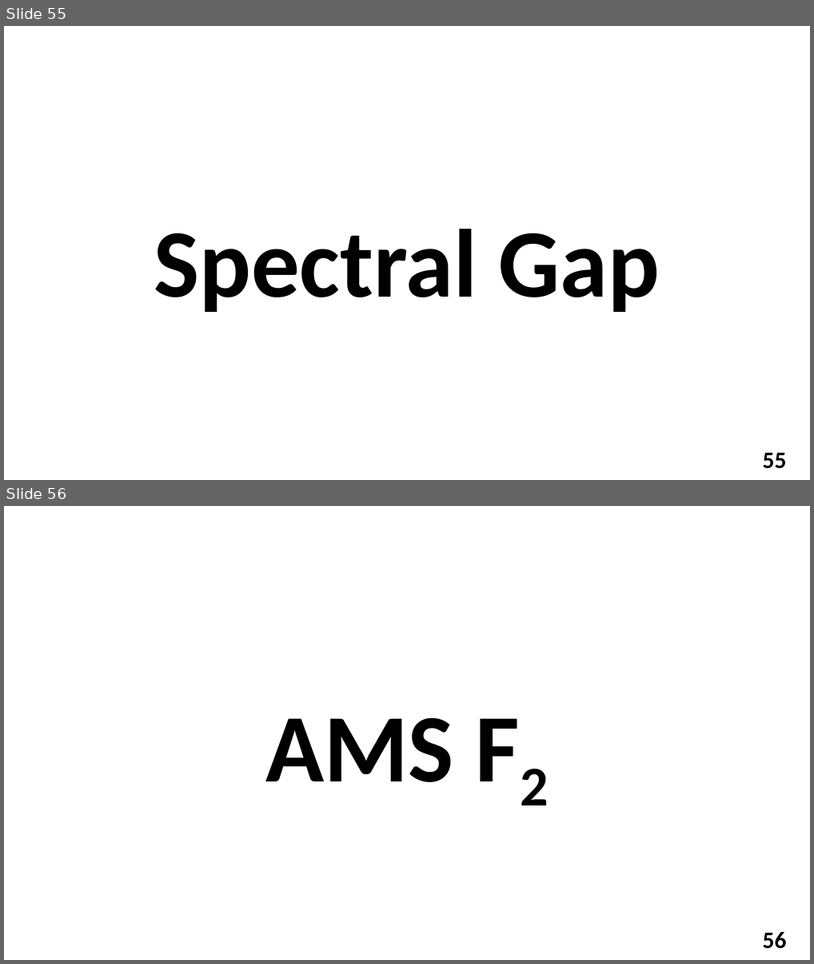
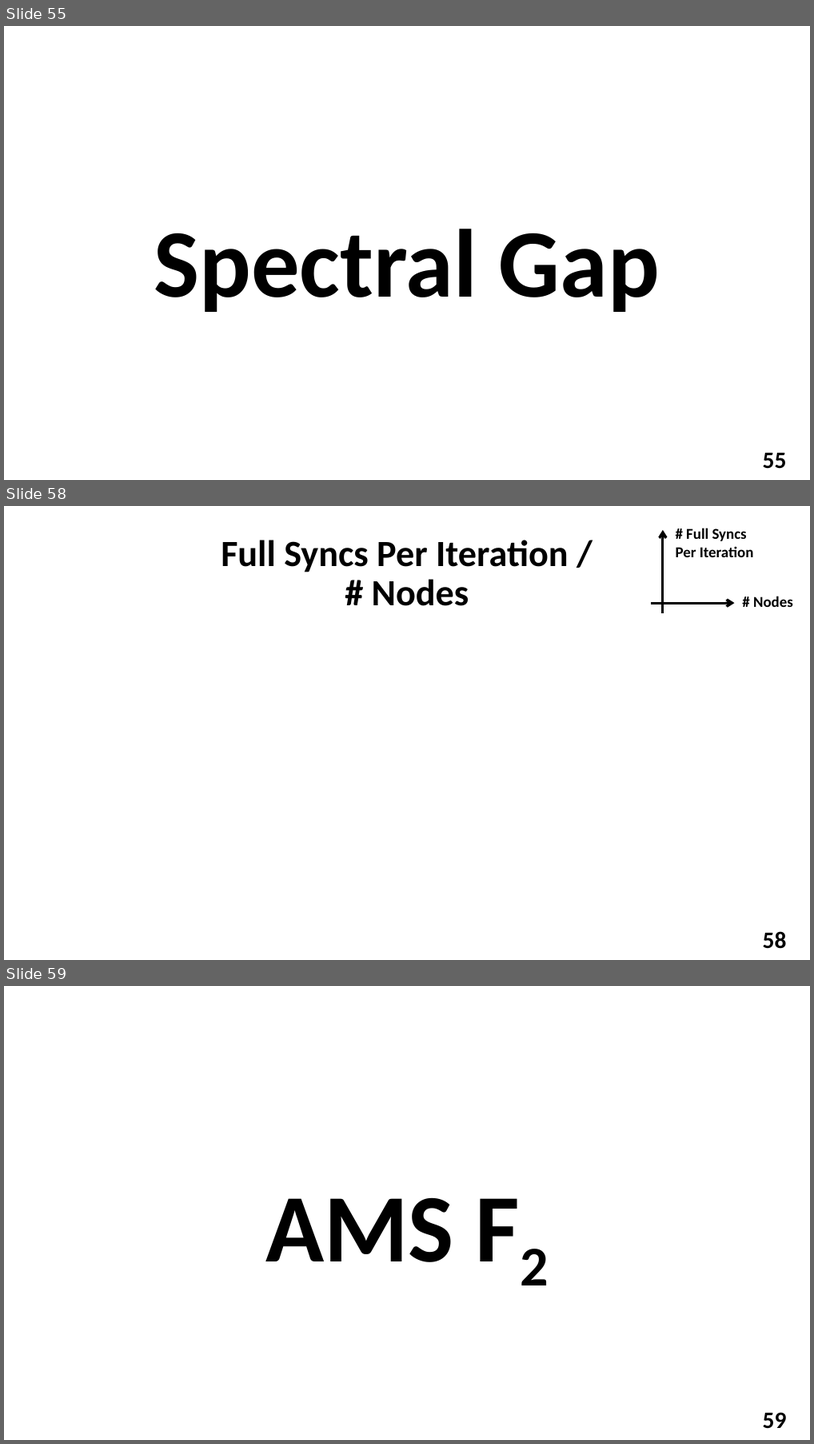
Before and after one commit to YuvalAlf/Distributed-Monitoring, a slide deck: What We Did So Far Dec 2018.pptx. Shown one above the other, each under a label of ours: slides 55 and 56 before the commit, slides 55, 58 and 59 after it; the slides between them are not shown. The pictures are 814x964 and 814x1444 pixels, drawn with LibreOffice and Linux fonts; fonts in the diff are those of the drawing; background and template pictures are left out. Boxes give left, top, right and bottom in pixels: in the first picture for what was removed or moved away, otherwise in the second. Text is boxed around its words. In the diff, an @@ line names an element or a change of style, - is before the commit and + after.

Commit message:
Ran Spectral Gap tryouts, focusing on # Nodes

```diff
--- a/What We Did So Far Dec 2018.pptx
+++ b/What We Did So Far Dec 2018.pptx
@@ slide 58 added at (x1=4, y1=506, x2=810, y2=960), background picture (left out); not listed: 1 template element that a slide beside it also shows @@
@@ group added at (x1=652, y1=528, x2=794, y2=613): 2 arrows, 2 texts @@
+# Nodes
+# Full Syncs Per Iteration
@@ title added at (x1=221, y1=540, x2=568, y2=606), 44 pt, text #000000, bold @@
+Full Syncs Per Iteration /
+# Nodes
@@ what was slide 56 is now slide 59 @@
@@ page number at (x1=763, y1=1412, x2=787, y2=1428): text changed @@
-56
+59
```
Also in this commit, not shown: 13 slides changed, 2 other slides added, 13 other files.
